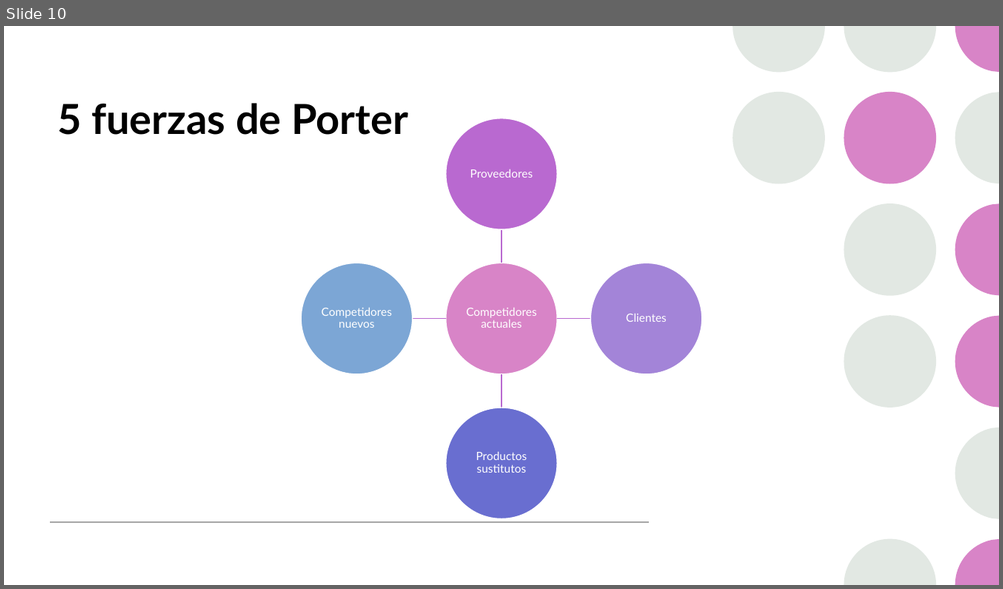
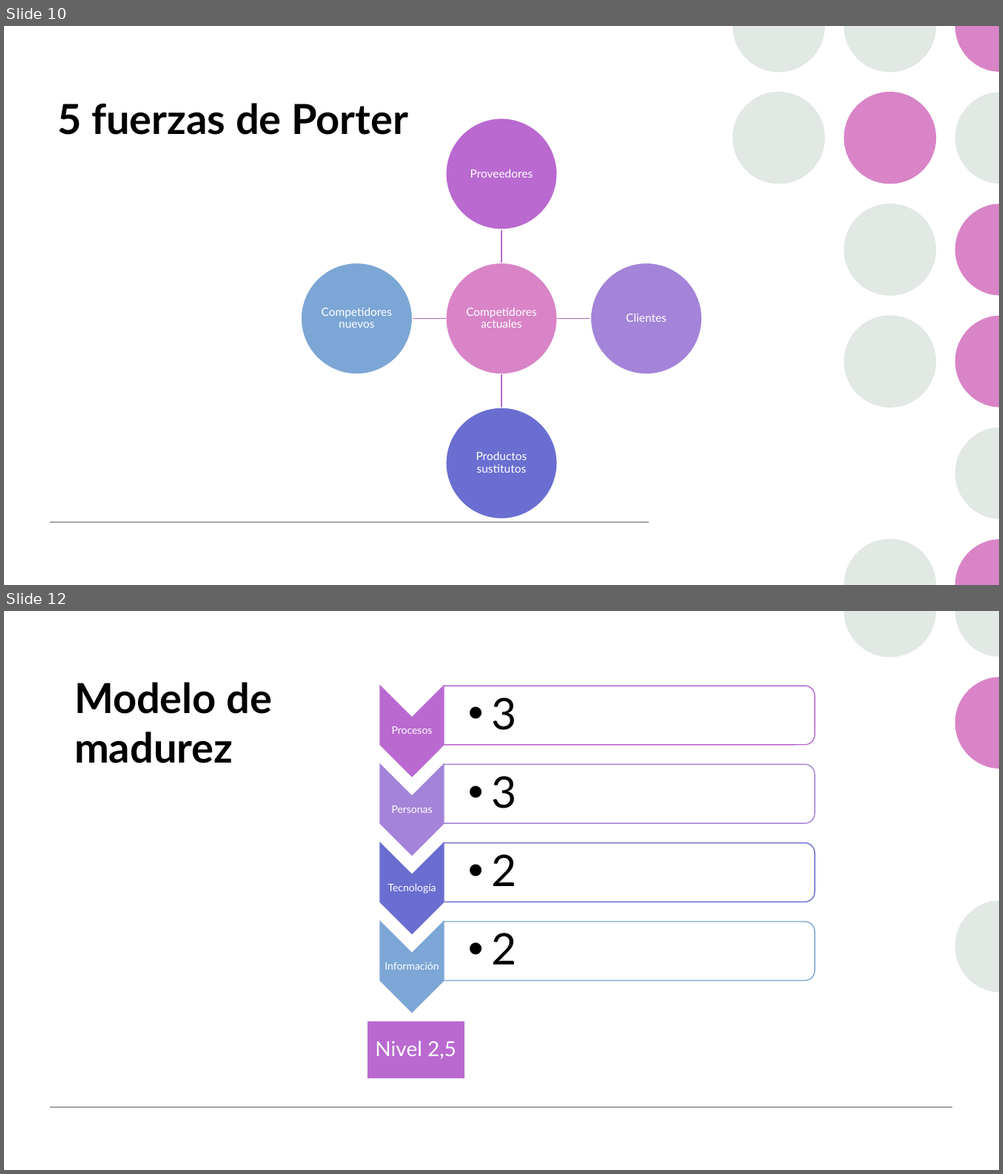
Before and after one commit to fmurciag/Ingenieria-Informatica-UA, a slide deck: cuatris/4/iape/Descubrimiento de la empresa.pptx. Shown one above the other, each under a label of ours: slide 10 before the commit, slides 10 and 12 after it; the slides between them are not shown. The pictures are 1003x589 and 1003x1174 pixels, drawn with LibreOffice and Linux fonts; fonts in the diff are those of the drawing. Boxes give left, top, right and bottom in pixels: in the first picture for what was removed or moved away, otherwise in the second. Text is boxed around its words. In the diff, an @@ line names an element or a change of style, - is before the commit and + after.

```diff
--- a/cuatris/4/iape/Descubrimiento de la empresa.pptx
+++ b/cuatris/4/iape/Descubrimiento de la empresa.pptx
@@ slide 12 added at <box>4,611,999,1170</box>, background #FFFFFF; not listed: 8 template elements that a slide beside it also shows @@
@@ rectangle added at <box>4,611,999,1170</box>, fill #FFFFFF @@
@@ group added at <box>843,611,999,992</box>: 4 freeform shapes @@
@@ title added at <box>74,682,272,763</box>, 40 pt, text #000000, bold @@
+Modelo de madurez
@@ group added at <box>381,686,814,1013</box>: 8 texts, 4 chevrons, 4 round same rects @@
+Procesos
+  • 3
+Personas
+  • 3
+Tecnología
+  • 2
+Información
+  • 2
@@ rectangle added at <box>367,1021,464,1079</box>, fill #B969D0, outline #FFFFFF 1 pt @@
@@ text added at <box>375,1041,456,1059</box>, 20 pt, text #FFFFFF @@
+Nivel 2,5
@@ line added from (51, 1108) to (952, 1108), #A6A6A6 1 pt @@
```
Also in this commit, not shown: 8 slides changed, 1 other slide added, 1 slide removed, 4 other files.
